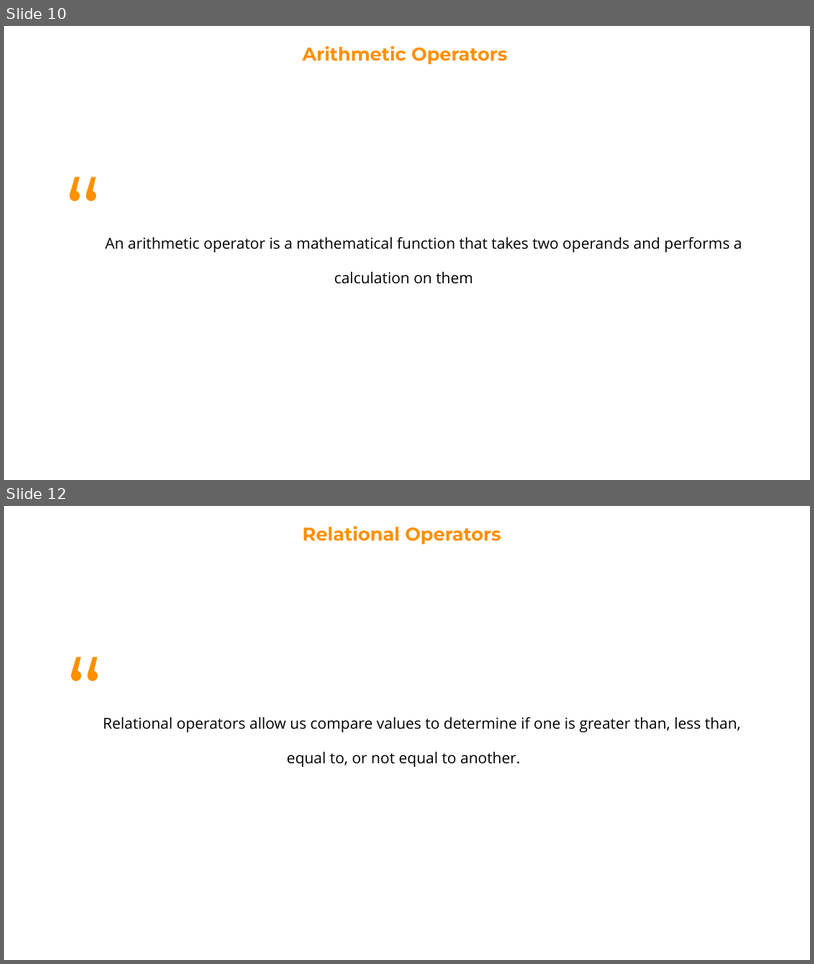
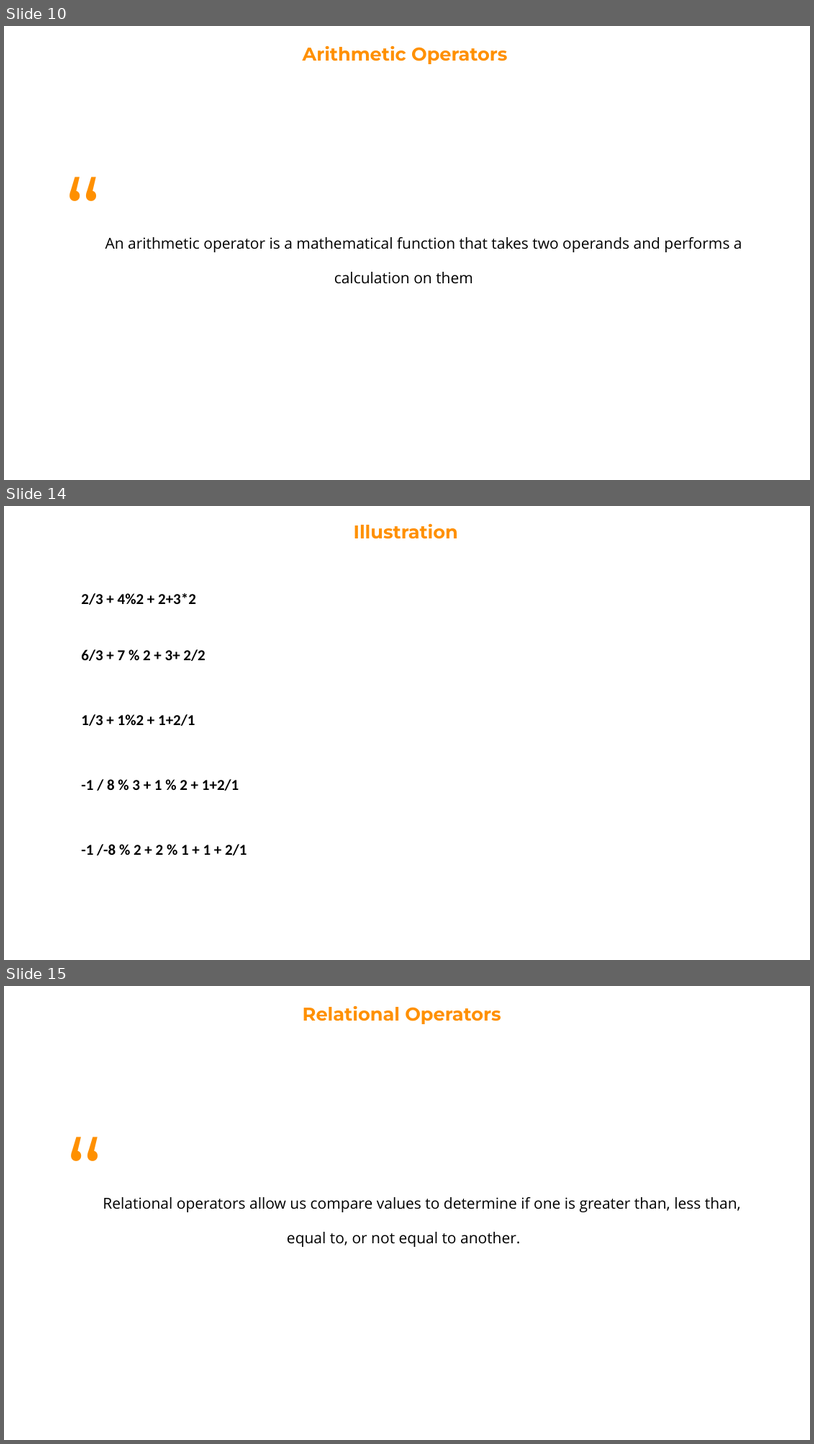
Before and after one commit to Robert-Doe/codeden, a slide deck: 3. Operators.pptx. Shown one above the other, each under a label of ours: slides 10 and 12 before the commit, slides 10, 14 and 15 after it; the slides between them are not shown. The pictures are 814x964 and 814x1444 pixels, drawn with LibreOffice and Linux fonts; fonts in the diff are those of the drawing. Boxes give left, top, right and bottom in pixels: in the first picture for what was removed or moved away, otherwise in the second. Text is boxed around its words. In the diff, an @@ line names an element or a change of style, - is before the commit and + after.

```diff
--- a/3. Operators.pptx
+++ b/3. Operators.pptx
@@ slide 14 added at box(4, 506, 810, 960), background #FFFFFF @@
@@ text added at box(354, 524, 458, 539), 22 pt, text #FF9000, bold @@
+Illustration
@@ text added at box(81, 593, 196, 605), 18 pt, text #000000, bold @@
+2/3 + 4%2 + 2+3*2
@@ text added at box(81, 649, 205, 661), 18 pt, text #000000, bold @@
+6/3 + 7 % 2 + 3+ 2/2
@@ text added at box(81, 714, 195, 726), 18 pt, text #000000, bold @@
+1/3 + 1%2 + 1+2/1
@@ text added at box(81, 779, 239, 790), 18 pt, text #000000, bold @@
+-1 / 8 % 3 + 1 % 2 + 1+2/1
@@ text added at box(81, 844, 247, 855), 18 pt, text #000000, bold @@
+-1 /-8 % 2 + 2 % 1 + 1 + 2/1
@@ what was slide 12 is now slide 15 @@
```
Also in this commit, not shown: 1 slide changed, 6 other slides added, 2 slides removed, 1 other file.
